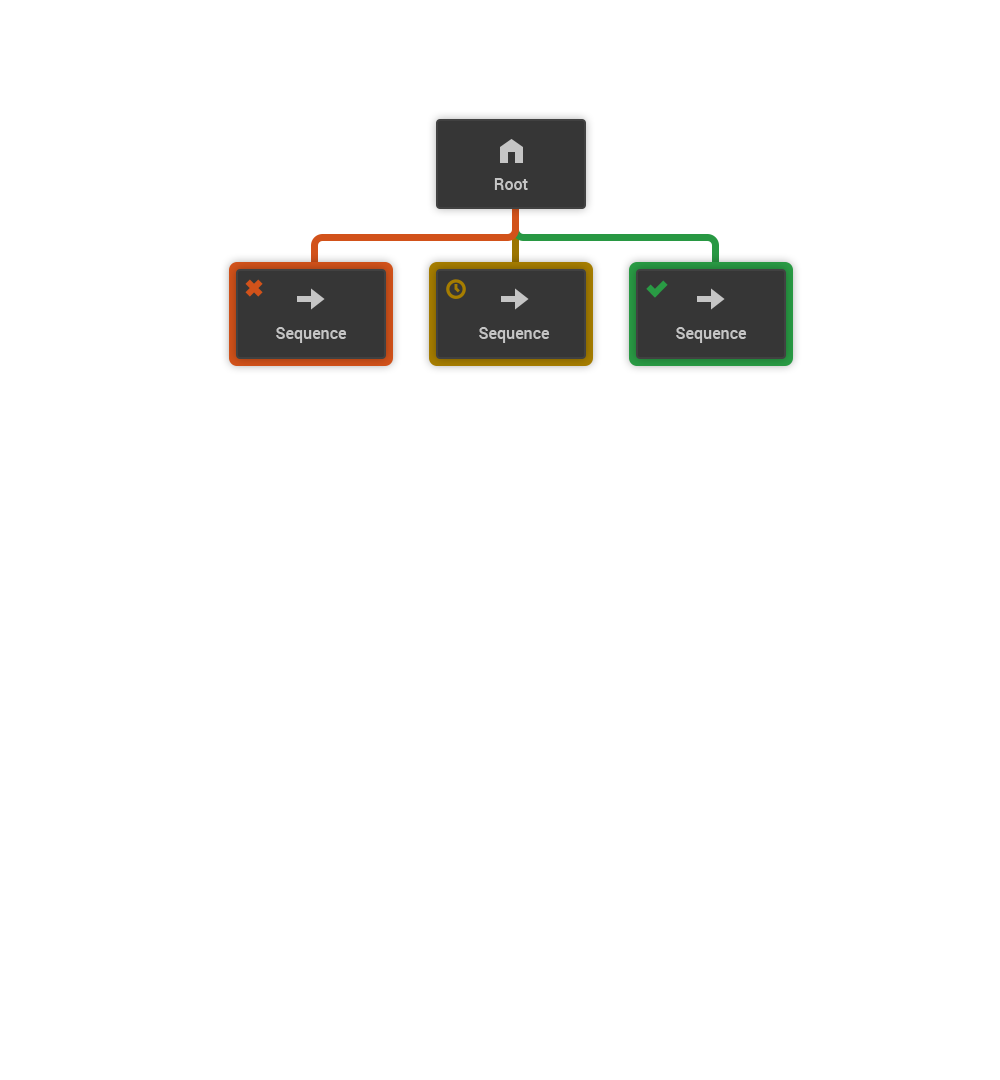
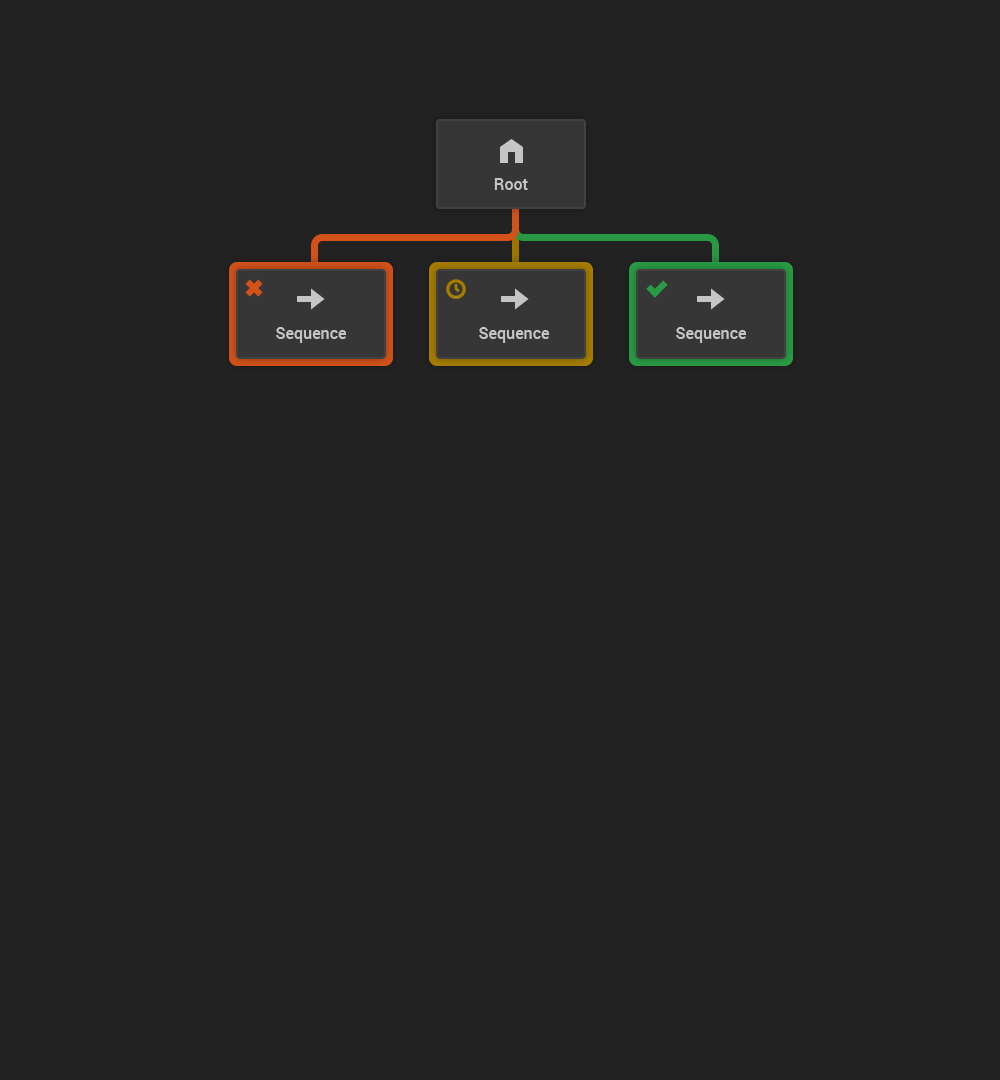
Layers edited between the first and the second 1000px x 1080px image:
removed group "editor" (43 layers) over [124, 112, 793, 489]
renamed "nodes" to "tree", moved it out of group "editor" over [124, 112, 793, 401]
renamed "home" to "bg", moved it out of group "icons", painted on it, unmasked it over [0, 0, 1000, 1080]
